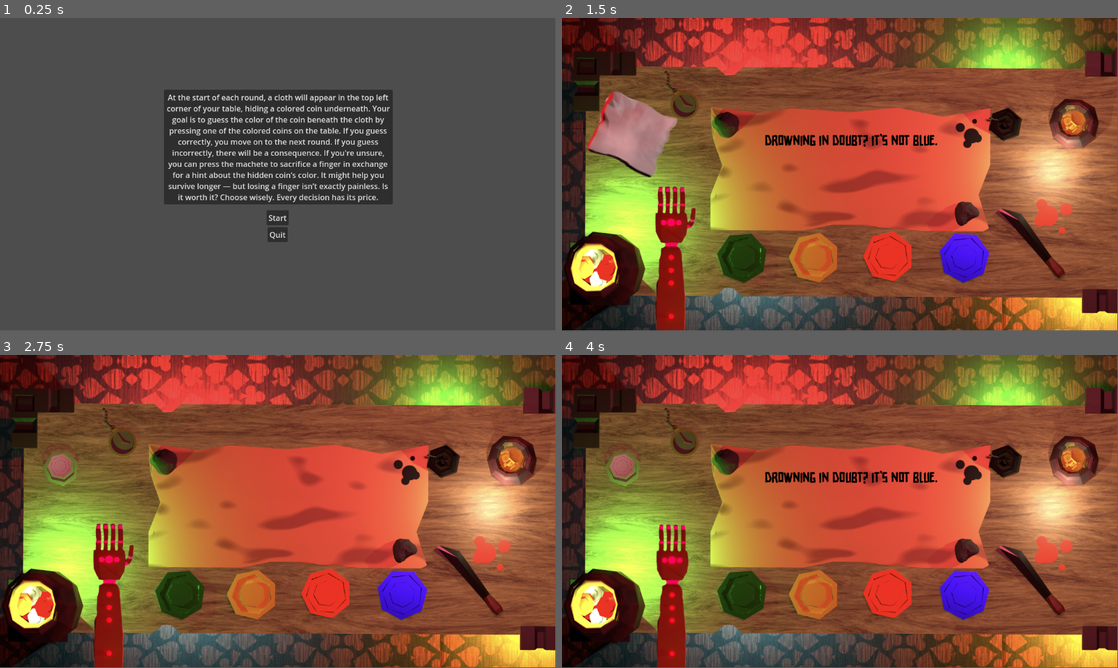
Above: before the commit, frames 1-4 (two rows, left to right).
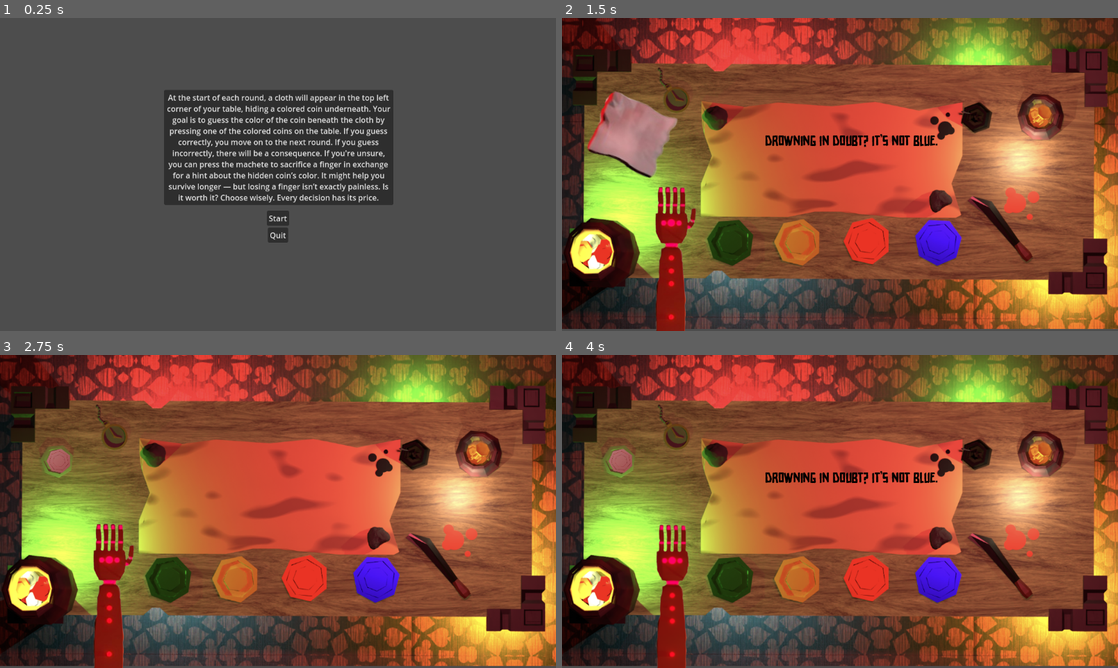
Above: after the commit, the same moments.

Repository: avanishbadhan/jumpstart
Game: Godot game, scene res://start.tscn
The game is run twice, just before and just after one commit, with the same random seed, the same clock (stepped at 60 frames per second) and the same inputs.
Inputs (mouse positions are in pixels of both pictures, inside the frame that each line leads up to; where the layout moved, square brackets give the same spot in the first picture):
- Up to frame 1 (0.25 s): no input
- Up to frame 2 (1.5 s): click "Start" at 0.5 s; click (1006, 227) [1034, 240] at 1.25 s
- Up to frame 3 (2.75 s): click (305, 577) [328, 592] at 2 s
- Up to frame 4 (4 s): click (1045, 452) [1073, 458] at 2.75 s; click (1006, 564) [1034, 577] at 3.5 s
The window is 799x449 before the commit and 800x450 after it. Grey fills any space a smaller window leaves; there, only what the larger window draws over its background counts as a difference.

The runs differ from the first frame. In frame 1, 3.8% of the frame differs, in the area x 29-71%, y 23-72%; in frame 2, 53%; in frame 3, 53%; in frame 4, 54%, in the area x 0-100%, y 0-100%.

Commit message:
resize window

Diff:
--- a/main.tscn
+++ b/main.tscn
@@ -40,8 +40,9 @@
 
 [node name="TextureRect" type="TextureRect" parent="."]
 z_index = -2
-offset_right = 1155.0
-offset_bottom = 646.0
+offset_right = 1236.0
+offset_bottom = 690.0
+scale = Vector2(0.934, 0.934)
 texture = ExtResource("1_getpj")
 
 [node name="Control" type="Control" parent="."]
@@ -72,10 +73,10 @@
 anchor_top = 3.325
 anchor_right = 1.0500001
 anchor_bottom = 3.325
-offset_left = 86.94568
-offset_top = 3.3547974
-offset_right = 188.77087
-offset_bottom = 444.09174
+offset_left = 25.999996
+offset_top = -26.0
+offset_right = 127.825195
+offset_bottom = 414.73694
 rotation = -0.68207675
 scale = Vector2(0.5, 0.5)
 theme_override_styles/normal = SubResource("StyleBoxEmpty_efxa6")
@@ -105,10 +106,10 @@
 scale = Vector2(0.64627975, 0.6264554)
 
 [node name="red_select" type="Button" parent="."]
-offset_left = 637.0
-offset_top = 453.0
-offset_right = 818.0
-offset_bottom = 636.0
+offset_left = 592.00006
+offset_top = 420.0
+offset_right = 773.00006
+offset_bottom = 603.0
 scale = Vector2(0.45, 0.45)
 theme_override_styles/normal = SubResource("StyleBoxEmpty_2cqfq")
 theme_override_styles/normal_mirrored = SubResource("StyleBoxEmpty_2cqfq")
@@ -124,10 +125,10 @@
 script = ExtResource("11_82xsv")
 
 [node name="blue_select" type="Button" parent="."]
-offset_left = 793.00006
-offset_top = 457.00003
-offset_right = 982.00006
-offset_bottom = 635.0
+offset_left = 738.0
+offset_top = 419.0
+offset_right = 927.0
+offset_bottom = 597.0
 scale = Vector2(0.45, 0.45)
 theme_override_styles/normal = SubResource("StyleBoxEmpty_yaehf")
 theme_override_styles/normal_mirrored = SubResource("StyleBoxEmpty_yaehf")
@@ -143,10 +144,10 @@
 script = ExtResource("13_getpj")
 
 [node name="green_select" type="Button" parent="."]
-offset_left = 332.0
-offset_top = 454.00003
-offset_right = 522.0
-offset_bottom = 637.0
+offset_left = 305.00003
+offset_top = 423.0
+offset_right = 495.00003
+offset_bottom = 606.0
 scale = Vector2(0.45, 0.45)
 theme_override_styles/normal = SubResource("StyleBoxEmpty_074og")
 theme_override_styles/normal_mirrored = SubResource("StyleBoxEmpty_074og")
@@ -162,10 +163,10 @@
 script = ExtResource("15_ryguw")
 
 [node name="yellow_select" type="Button" parent="."]
-offset_left = 483.0
-offset_top = 453.0
-offset_right = 666.0
-offset_bottom = 646.0
+offset_left = 446.0
+offset_top = 417.0
+offset_right = 629.0
+offset_bottom = 610.0
 scale = Vector2(0.45, 0.45)
 theme_override_styles/normal = SubResource("StyleBoxEmpty_cegan")
 theme_override_styles/normal_mirrored = SubResource("StyleBoxEmpty_cegan")
@@ -181,10 +182,10 @@
 script = ExtResource("17_d13ii")
 
 [node name="coinSack" type="Button" parent="."]
-offset_left = 1013.0
-offset_top = 168.0
-offset_right = 1211.0
-offset_bottom = 357.0
+offset_left = 949.0
+offset_top = 153.0
+offset_right = 1147.0
+offset_bottom = 342.0
 scale = Vector2(0.5, 0.5)
 theme_override_colors/font_outline_color = Color(1, 1, 1, 1)
 theme_override_colors/icon_disabled_color = Color(0.099985994, 0.099985994, 0.099985994, 0.4)
@@ -201,7 +202,7 @@
 theme_override_styles/focus = SubResource("StyleBoxEmpty_dg77c")
 
 [node name="HiddenCoin" type="Sprite2D" parent="."]
-position = Vector2(124, 232)
+position = Vector2(121, 221)
 scale = Vector2(0.3, 0.3)
 script = ExtResource("16_074og")
 
@@ -212,11 +213,10 @@
 texture = ExtResource("15_yaehf")
 
 [node name="coin_guess" type="Label" parent="."]
-anchors_preset = -1
-offset_left = 379.0
-offset_top = 229.0
-offset_right = 793.0
-offset_bottom = 380.0
+offset_left = 341.0
+offset_top = 219.0
+offset_right = 755.0
+offset_bottom = 370.0
 theme_override_fonts/font = SubResource("FontVariation_getpj")
 theme_override_font_sizes/font_size = 30
 
--- a/project.godot
+++ b/project.godot
@@ -14,6 +14,10 @@
 run/main_scene="uid://df41ysw5122k2"
 config/features=PackedStringArray("4.5", "Mobile")
 config/icon="res://icon.svg"
+
+[display]
+
+window/stretch/mode="viewport"
 
 [input]
 
Binary file added: Daydream.apple-touch-icon.png
Not shown, added: Daydream.apple-touch-icon.png.import
Binary file added: Daydream.icon.png
Not shown, added: Daydream.icon.png.import
Binary file added: Daydream.png
Not shown, added: Daydream.png.import
Not shown, added: export_presets.cfg
Not shown, added: exports/index.apple-touch-icon.png.import
Not shown, added: exports/index.icon.png.import
Not shown, added: exports/index.png.import
Binary file added: index.apple-touch-icon.png
Not shown, added: index.apple-touch-icon.png.import
(and 28 more such lines)
